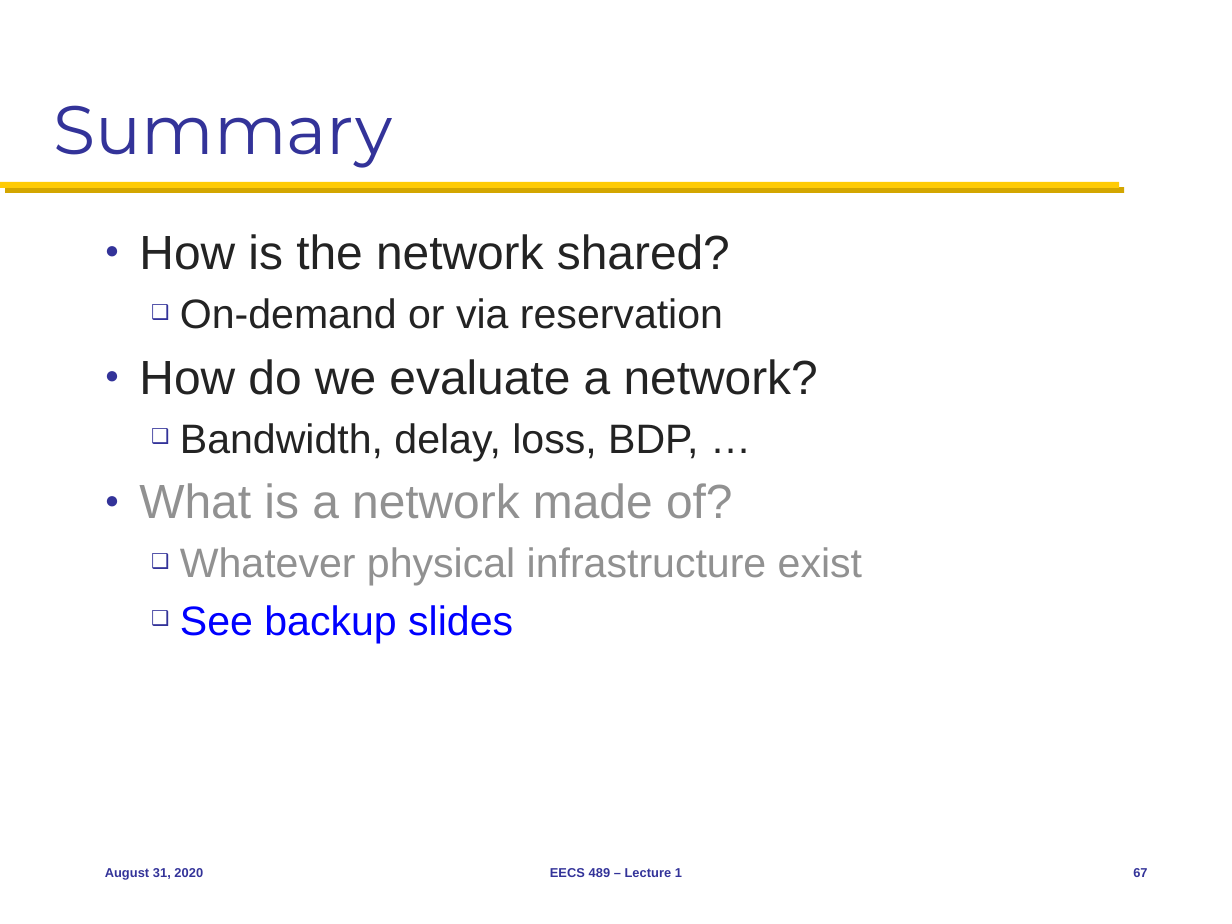
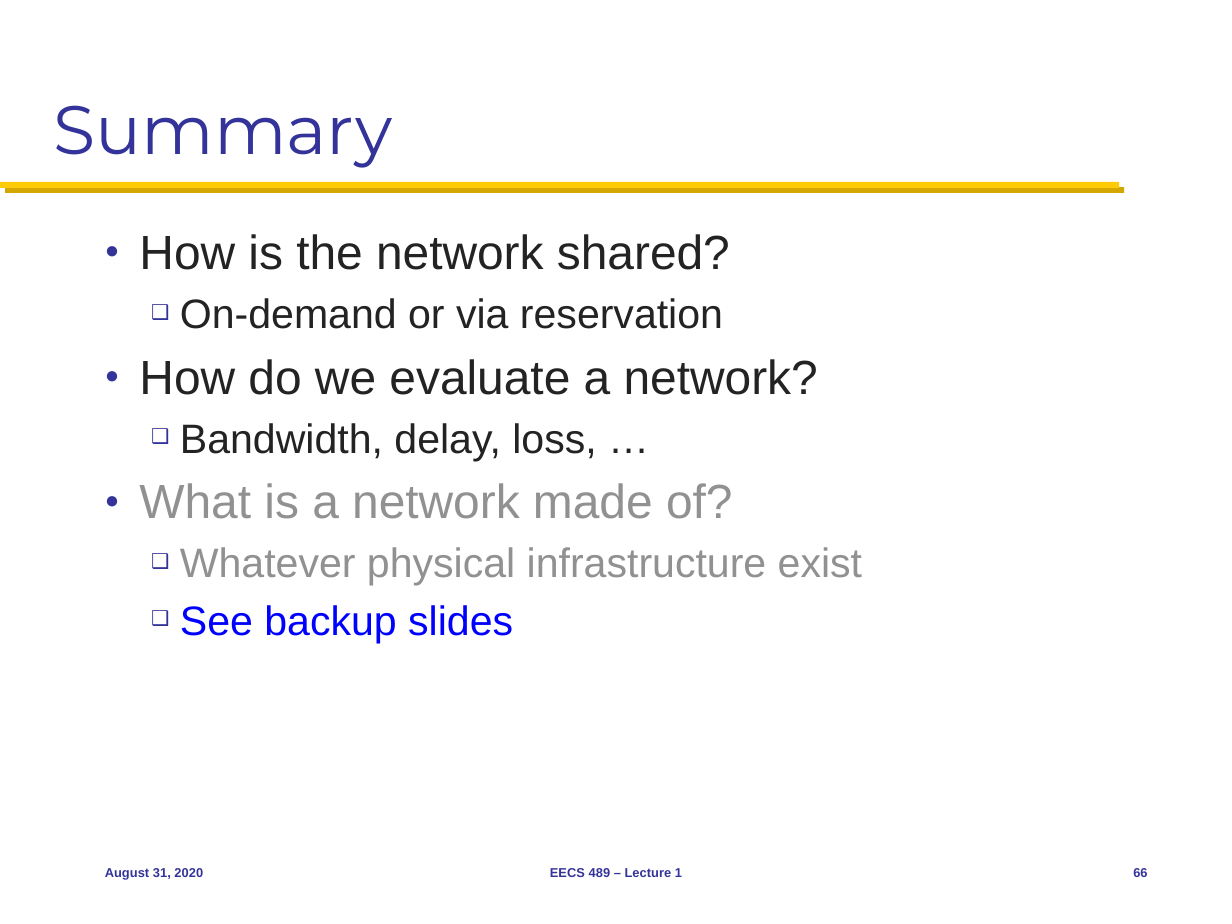
Before and after one commit to mosharaf/eecs489, a slide deck: slide 66 of Slides/083120.pptx (slide 67 before the commit). Drawn at 1232x924 pixels with LibreOffice and Linux fonts; fonts in the diff are those of the drawing. Boxes give left, top, right and bottom in pixels: in the first picture for what was removed or moved away, otherwise in the second. Text is boxed around its words. In the diff, an @@ line names an element or a change of style, - is before the commit and + after.

```diff
--- a/Slides/083120.pptx
+++ b/Slides/083120.pptx
@@ text at bbox=[180, 423, 596, 461]: text changed @@
-  ❑ Bandwidth, delay, loss, BDP, …
+  ❑ Bandwidth, delay, loss, …
@@ page number at bbox=[1133, 868, 1147, 877]: text changed @@
-67
+66
```
Also in this commit, not shown: 2 other slides changed, 1 slide added.
